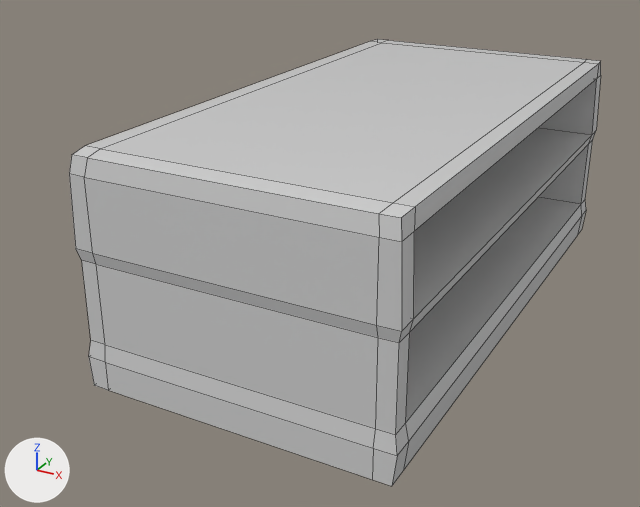
The FBX model Assets/3D Assets/Wohnbereich/Tv Tisch.fbx as it was, and as the next commit left it.
Before and after are seen from a 50 mm lens placed at (1.34, -2.93, 1.59), pointed at (-0.16, -0.22, 0.23). Every picture has the same lights, and +X, +Y and +Z are marked at lower left. Mesh edges are drawn as thin lines.

Script lines for the objects in view, before the commit:
```python
me_untitled = bpy.data.meshes.new('Untitled')
me_untitled.from_pydata(...)  # 92 vertices, 94 faces; spans x -0.56..0.56, y -1.07..1.08, z 0.0..0.8
me_untitled.materials.append(mat_untitled_material_002)  # light grey #d1d1d1
ob_tv_tisch = bpy.data.objects.new('TV_Tisch', me_untitled)
ob_tv_tisch.location = (0.0, 0.0, 0.0)
```
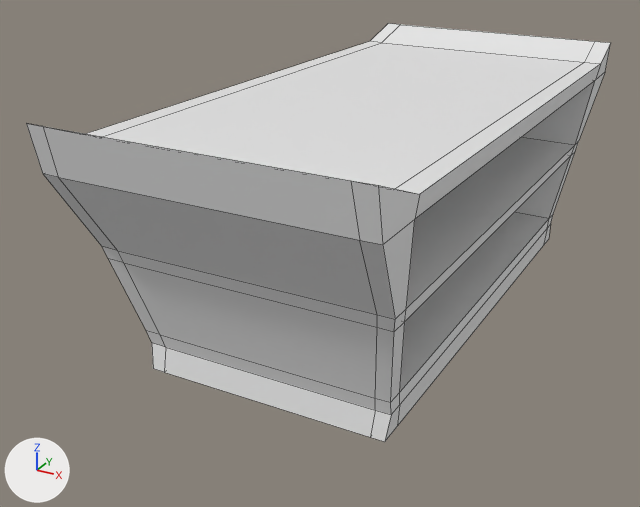
What the commit changed:
me_untitled is used by ob_tv_tisch; location (0.0, 0.0, 0.0).
me_untitled had 92 vertices, 94 faces and spanned x -0.56..0.56, y -1.07..1.08, z 0.0..0.8.
me_untitled no longer uses material mat_untitled_material_002 (light grey #d1d1d1).
me_untitled now has 92 vertices, 94 faces and spans x -0.55..0.55, y -1.22..1.19, z 0.0..0.93.
me_untitled part 1: 89 of 92 vertices moved; they spanned x -0.56..0.56, y -1.07..1.08, z 0.0..0.8 and now span x -0.55..0.55, y -1.22..1.19, z 0.0..0.93; mean shift (0.0, 0.0, 0.0); largest move (0.55, 1.07, 0.11) -> (0.45, 0.87, 0.09).

What differs and where, as boxes (x1, y1, x2, y2) in the pictures (640 x 507 px):
'TV_Tisch', recoloured, reshaped (10% wider, 6% shorter): before (69, 39, 601, 486); after (26, 23, 611, 442)
